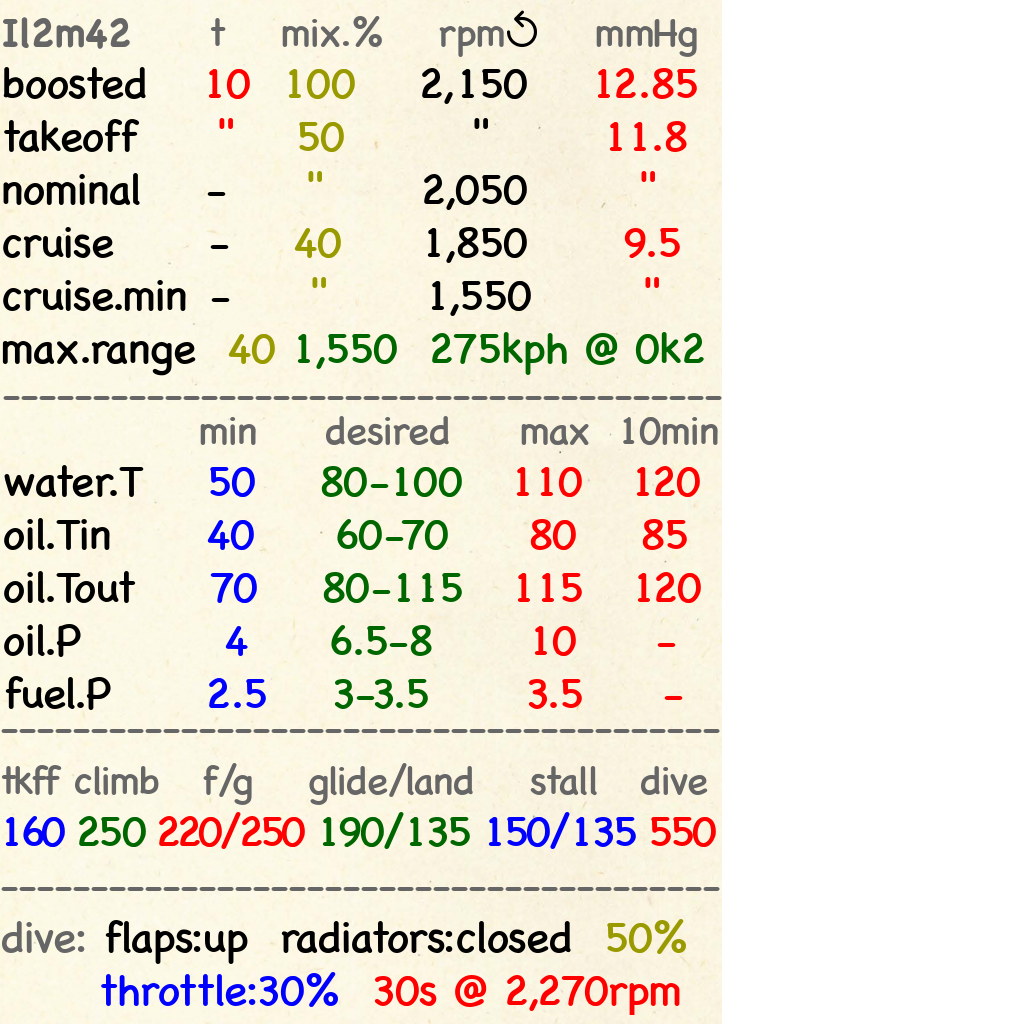
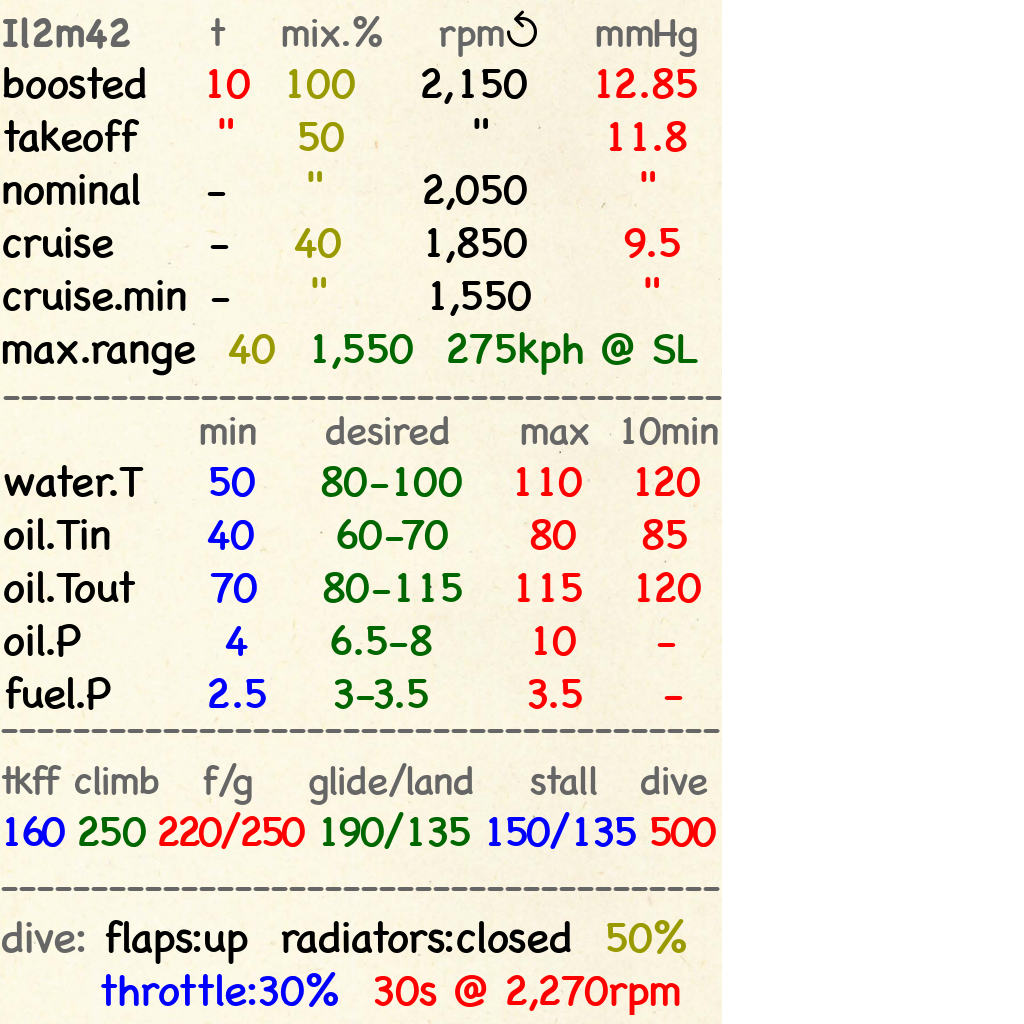
Layered file, before and after one edit (1024 x 1024). Changes by layer:
painted on "Il2m42 t mix.% rpm↺ ..." over <box>297,332,704,375</box>
painted on "tkff climb f/g glide/..." over <box>670,817,694,847</box>
